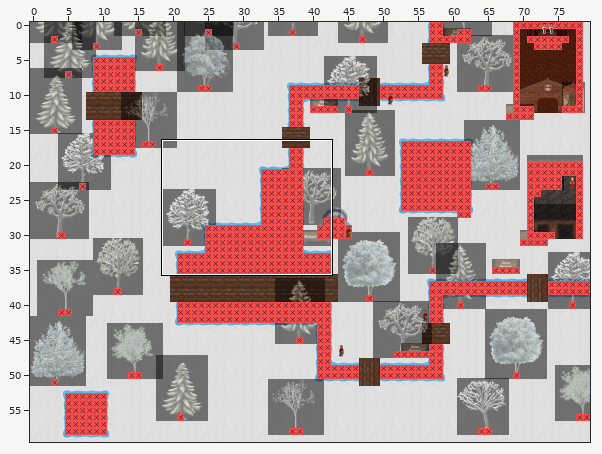
Tiled map (JSON): Common/assets/Maps/2.json. Above: a wide view before the commit, with the close-up outlined.
Close-up. Before the edit:
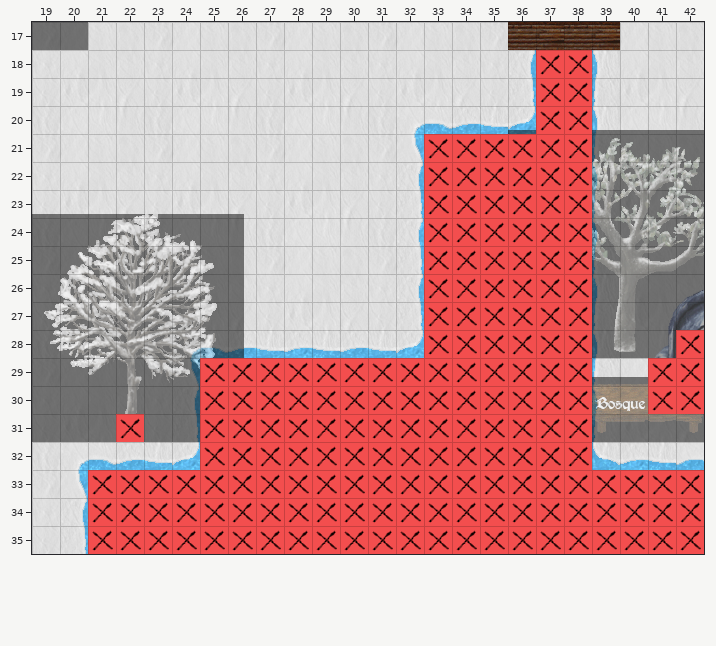
Cells are 32x32 px. Shown: x 19..42, y 17..35. The commit also changed other parts of the map, which this record leaves out.
After:
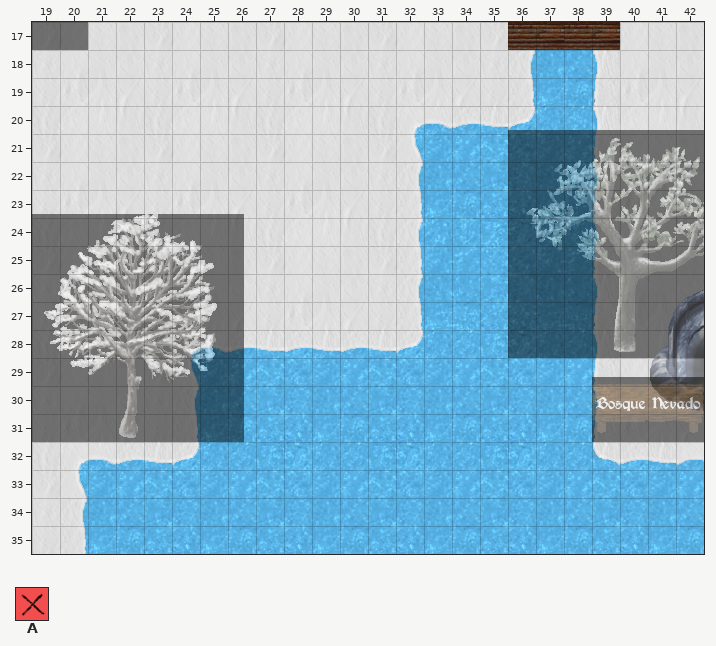
Key: from "metadata": A 0 "collision".
_ is an empty cell.
Tiles replaced or removed in this view: A.
Change:
Changed rows in their new state; . is an unchanged cell.
Layer "Collision" (now hidden):
first column x 21:
18 ................__....
19 ................__....
20 ................__....
21 ............______....
22 ............______....
23 ............______....
24 ............______....
25 ............______....
26 ............______....
27 ............______....
28 ............______..._
29 ....______________..__
30 ....______________..__
31 ._..______________....
32 ....______________....
33 ______________________
34 ______________________
35 ______________________
Pixel boxes of the changes (left, top, right, bottom) in both close-ups:
removed: (88, 50, 704, 554)
